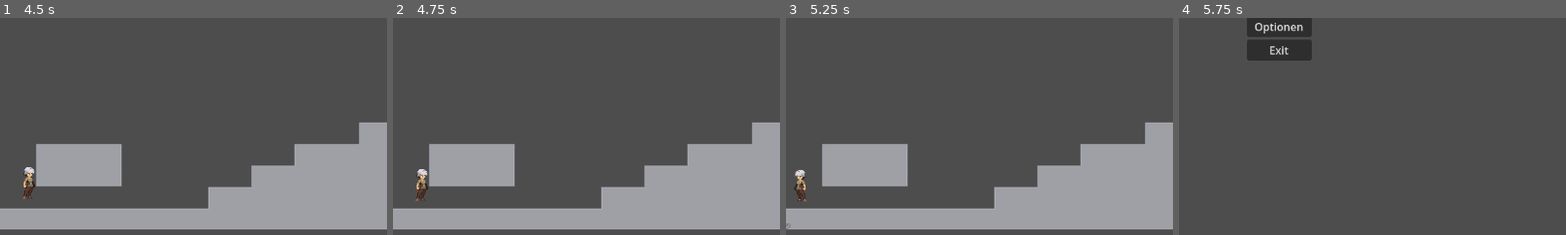
Above: before the commit, frames 1-4 (left to right).
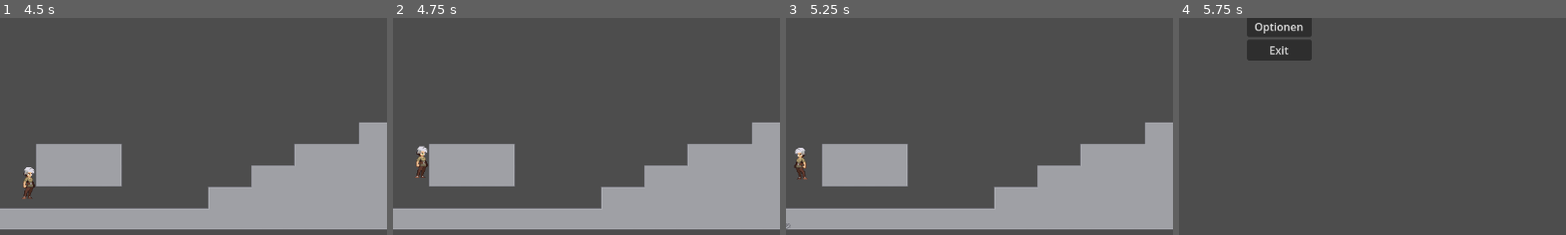
Above: after the commit, the same moments.

Repository: CelerityTAS/RostEntfernerTMLLC
Game: Godot game, scene res://scenes/menus/mainmenu.tscn
The game is run twice, just before and just after one commit, with the same random seed, the same clock (stepped at 60 frames per second) and the same inputs.
Inputs:
- Up to frame 1 (4.5 s): click "Start" at 0.5 s; tap Enter (ui_accept) at 1.25 s; hold D (right) 1.28-2.78 s; tap W (jump) at 1.52, 2.27, 3.77 s; hold Left (left) 2.78-3.53 s; hold D (right) from 3.53 s (still down)
- Up to frame 2 (4.75 s): keep holding D (right); tap W (jump) at 4.52 s
- Up to frame 3 (5.25 s): release D (right) at 5.03 s; hold Left (left) from 5.03 s (still down)
- Up to frame 4 (5.75 s): keep holding Left (left); tap W (jump) at 5.27 s
The pictures show only the part of the screen within x 37-87%, y 50-100%; the shares and areas given below are measured in that part.

Frame 1 is identical in both runs. In frame 2, 0.5% of the frame differs, in the area x 5-10%, y 58-85%; in frame 3, 0.5%; in frame 4, nothing differs.

Commit message:
fix wall coyote time

Diff:
--- a/Rostentferner/scenes/Player/wall.gd
+++ b/Rostentferner/scenes/Player/wall.gd
@@ -13,8 +13,10 @@
 		return get_parent().get_node("air")
 	if (Input.is_action_pressed("right") and $"../../LeftWallRayCast".is_colliding()):
 		return get_parent().get_node("air")
+
 	if ($"../../LeftWallRayCast".is_colliding() or $"../../RightWallRayCast".is_colliding() ):
 		player.jump_available=true
+		$"../../CoyoteTimer".start()
 		return self
 	else:
 		return get_parent().get_node("air")
